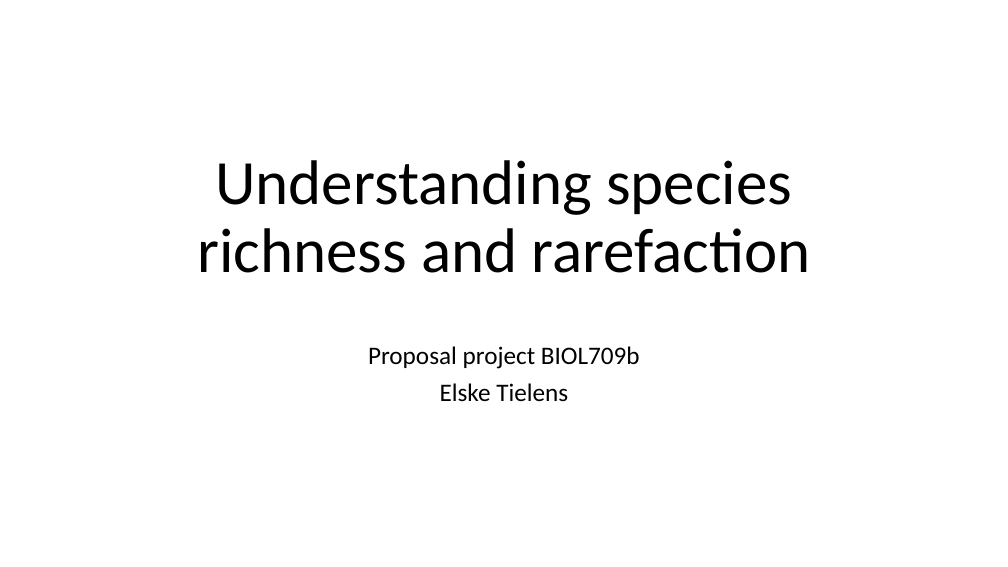
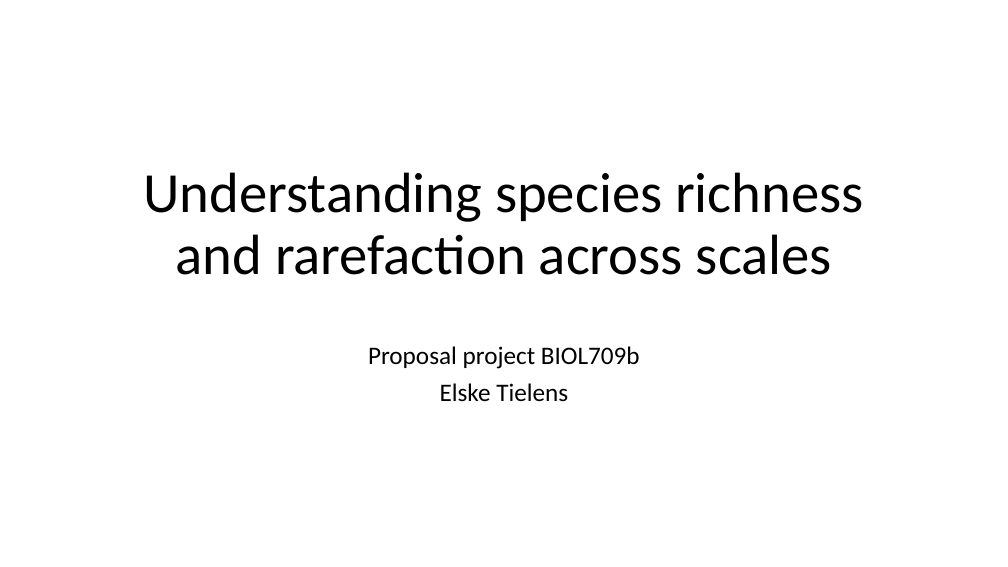
Before and after one commit to tielens/classBIOL709B, a slide deck: slide 1 of Presentation workflow draft 709b.pptx. Drawn at 1008x567 pixels with LibreOffice and Linux fonts; fonts in the diff are those of the drawing. Boxes give left, top, right and bottom in pixels: in the first picture for what was removed or moved away, otherwise in the second. Text is boxed around its words. In the diff, an @@ line names an element or a change of style, - is before the commit and + after.

```diff
--- a/Presentation workflow draft 709b.pptx
+++ b/Presentation workflow draft 709b.pptx
@@ title at box(143, 172, 864, 275): text changed; size 60 to 54 pt @@
-Understanding species richness and rarefaction
+Understanding species richness and rarefaction across scales
```
Also in this commit, not shown: 4 other slides changed, 3 slides added.
